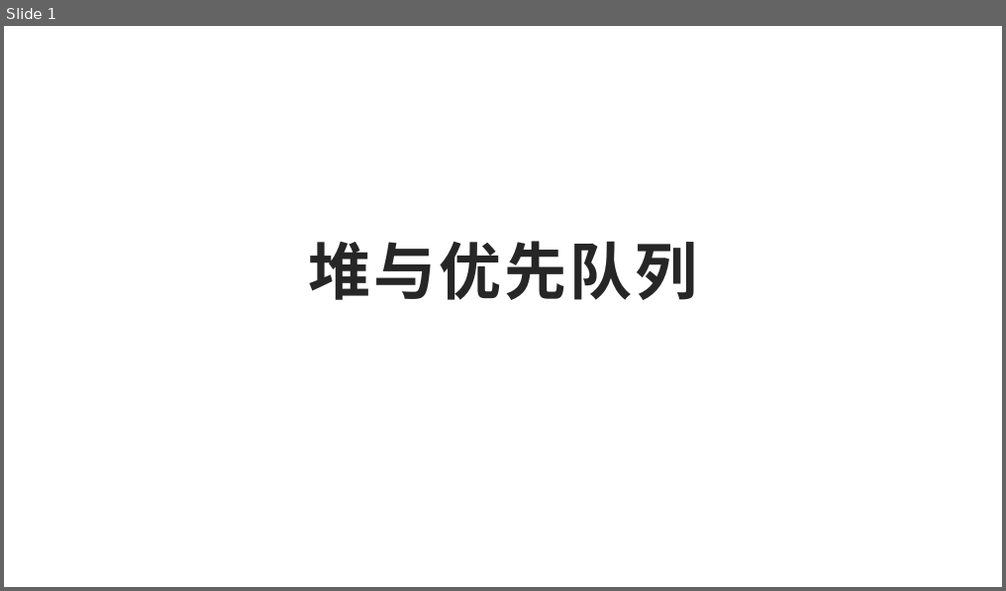
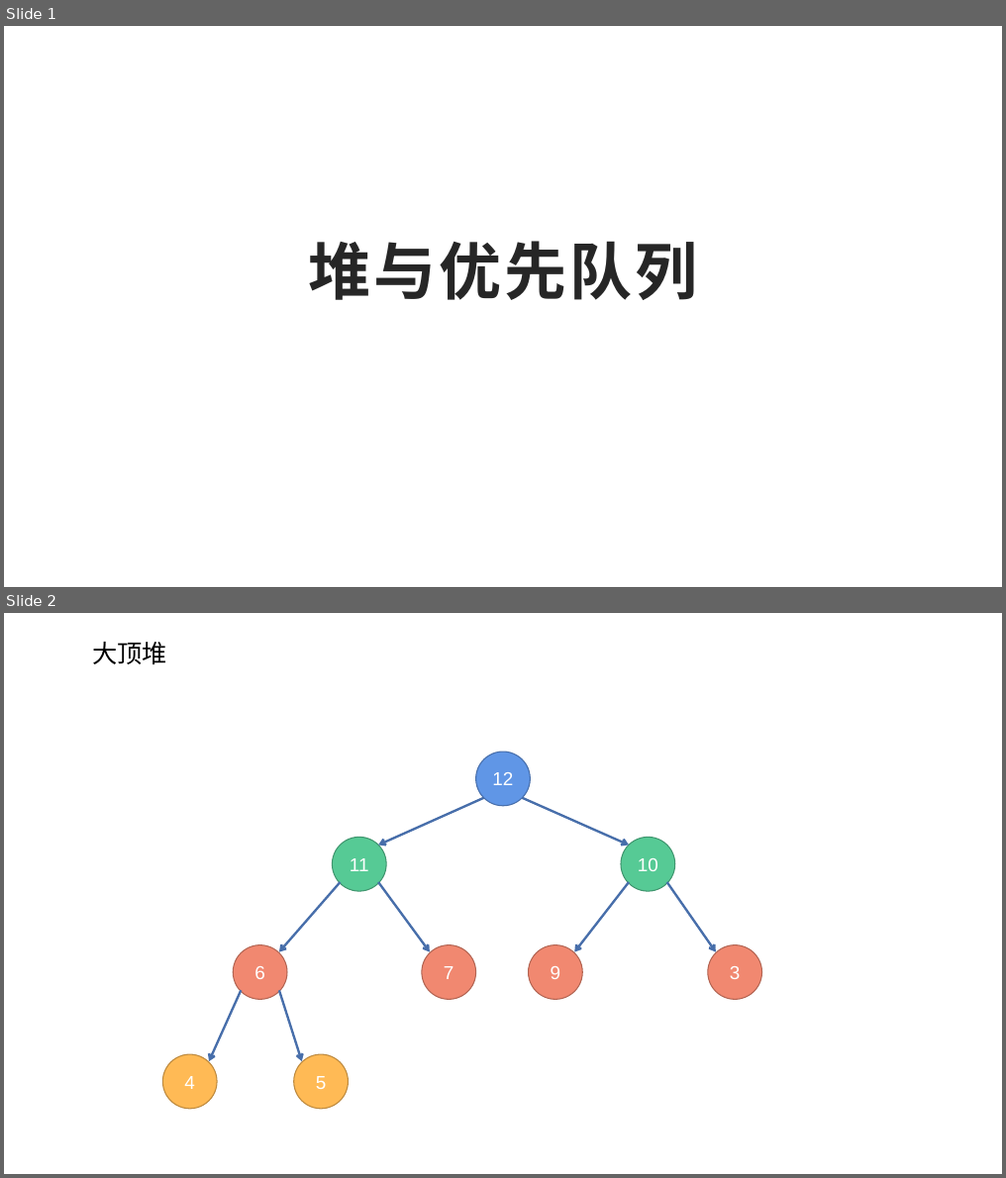
Before and after one commit to jj56313751/weijing-studybook, a slide deck: 算法/数据结构/堆与优先队列/堆与优先队列.pptx. Shown one above the other, each under a label of ours: slide 1 before the commit, slides 1 and 2 after it. The pictures are 1006x591 and 1006x1178 pixels, drawn with LibreOffice and Linux fonts; fonts in the diff are those of the drawing. Boxes give left, top, right and bottom in pixels: in the first picture for what was removed or moved away, otherwise in the second. Text is boxed around its words. In the diff, an @@ line names an element or a change of style, - is before the commit and + after.

```diff
--- a/算法/数据结构/堆与优先队列/堆与优先队列.pptx
+++ b/算法/数据结构/堆与优先队列/堆与优先队列.pptx
@@ slide 2 added at (4, 613, 1002, 1174), background #FFFFFF @@
@@ text added at (92, 642, 167, 664), 24 pt, text #000000 @@
+大顶堆
@@ group added at (162, 752, 761, 1109): 9 ellipses, 8 arrows @@
+11
+10
+6
+7
+9
+3
+4
+5
+12
```
Also in this commit, not shown: 39 other slides added, 1 slide removed, 5 other files.
